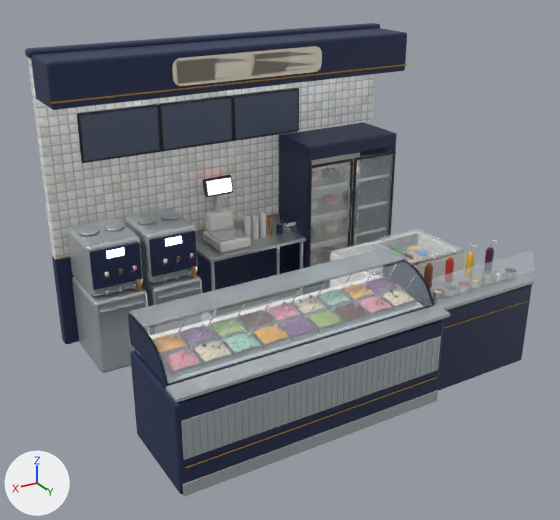
The FBX model unity/CheckoutSimulator/Assets/Art/Interior/Models/Tiers/sector-sorvetes_T3.fbx as it was, and as the next commit left it.
Camera for both pictures: a 50 mm lens placed at (3.79, 5.93, 4.11), pointed at (0.21, -0.03, 1.13). The lights are fixed; the arrows at lower left show +X, +Y and +Z. The first picture is the older version.

The older version as bpy lines, for what is in view:
```python
ob_body = bpy.data.objects.new('Body', me_sector_sorvetes_t3_body_001)
ob_body.location = (0.0, 0.0, 0.0)
```
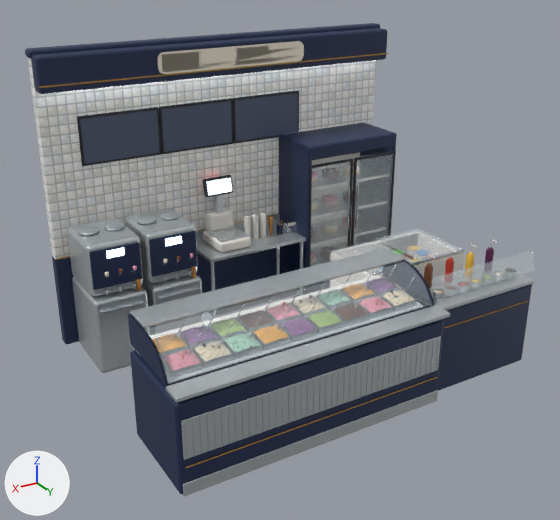
Where the change shows, as pixel boxes [x1, y1, x2, y2] in the pictures (560 x 520 px; the box of a moved part takes in the faces that stretch with it):
part 1 of me_sector_sorvetes_t3_body_001, moved or reshaped
    before: [80, 107, 159, 161]
    after: [80, 110, 160, 164]
part 2 of me_sector_sorvetes_t3_body_001, deleted
    before: [176, 49, 319, 84]
part 3 of me_sector_sorvetes_t3_body_001, moved or reshaped
    before: [31, 28, 407, 163]
    after: [31, 28, 388, 166]
part 4 of me_sector_sorvetes_t3_body_001, surface changed
    before: [34, 32, 407, 110]
    after: [34, 29, 387, 94]

The change, as a diff of the scene's bpy script:
```diff
--- a/unity/CheckoutSimulator/Assets/Art/Interior/Models/Tiers/sector-sorvetes_T3.fbx.py
+++ b/unity/CheckoutSimulator/Assets/Art/Interior/Models/Tiers/sector-sorvetes_T3.fbx.py
@@ me_sector_sorvetes_t3_body_001 @@
 # used by ob_body; location = (0.0, 0.0, 0.0)
-me_sector_sorvetes_t3_body_001.from_pydata(...)  # 11823 vertices, 12489 faces; spans x -2.02..2.02, y -1.63..1.4, z 0.0..3.08
+me_sector_sorvetes_t3_body_001.from_pydata(...)  # 11799 vertices, 12463 faces; spans x -2.02..2.02, y -1.63..1.4, z 0.0..3.08
+# me_sector_sorvetes_t3_body_001 part 1: the loose piece of 4 vertices spanning x 0.8..1.6, y -1.49, z 1.98..2.42 is moved by (0.0, 0.0, -0.03)
+# me_sector_sorvetes_t3_body_001 part 2: the loose piece of 4 vertices spanning x -0.8..0.8, y -0.93, z 2.75..2.96 is deleted
+# me_sector_sorvetes_t3_body_001 part 3: 359 vertices moved from x -2.01..2.01, y -1.58..-0.93, z 1.95..3.04 to x -2.01..2.01, y -1.58..-1.28, z 1.92..3.04; 25 vertices removed from x -0.05..1.26, y -1.58..-1.49, z 1.98..2.42; 29 vertices added at x -0.8..1.26, y -1.58..-1.28, z 1.95..2.97
+# me_sector_sorvetes_t3_body_001 part 4: 100 kept faces spanning x -2.0..2.0, y -1.51..-1.28, z 2.7..3.04 get new texture (UV) coordinates
+# other edits to the shape of me_sector_sorvetes_t3_body_001 do not show in these pictures
 me_sector_sorvetes_t3_body_001.materials.append(mat_t_ik_tilesquare)
```
